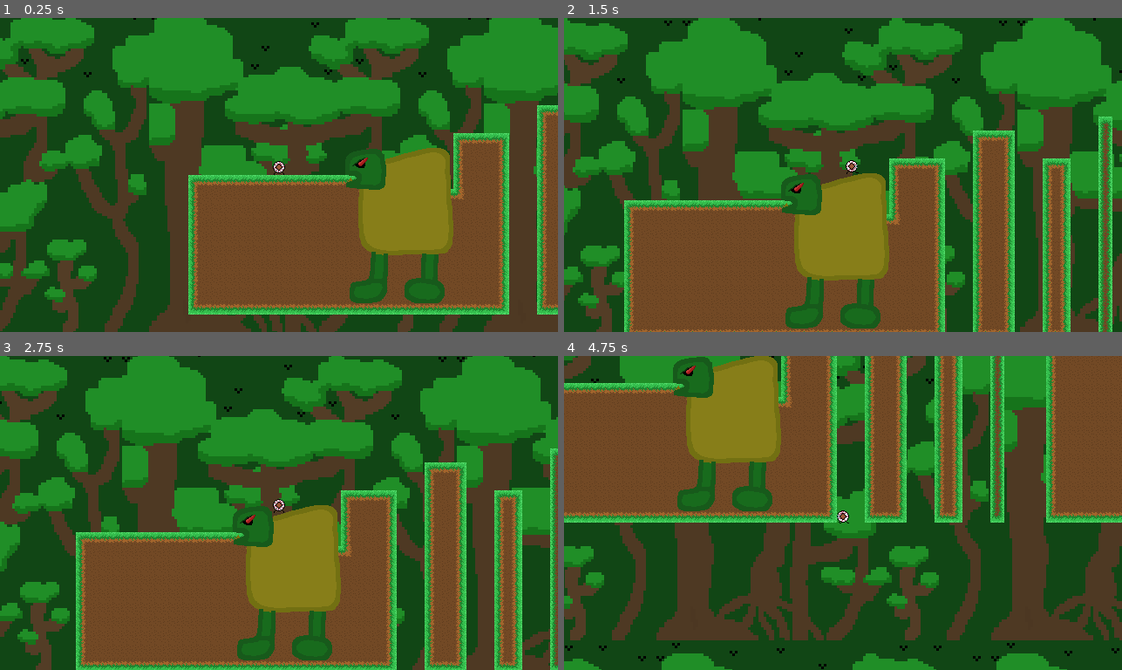
Above: before the commit, frames 1-4 (two rows, left to right).
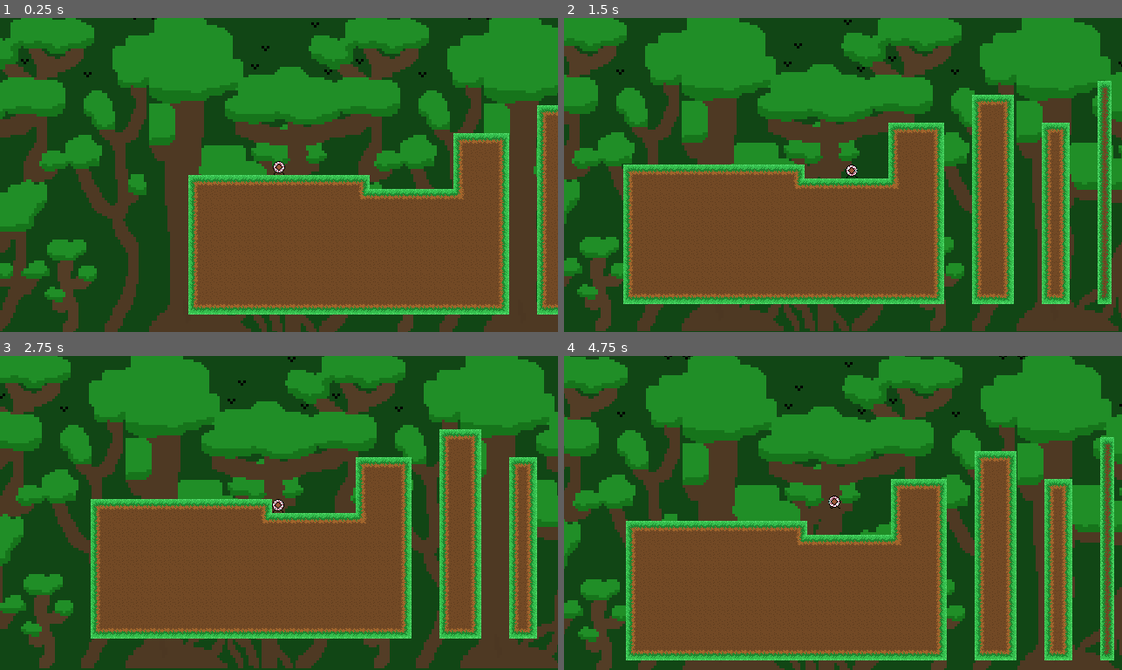
Above: after the commit, the same moments.

Repository: epimetheusgames/EyeSore
Game: Godot game, scene res://World.tscn
The game is run twice, just before and just after one commit, with the same random seed, the same clock (stepped at 60 frames per second) and the same inputs.
Inputs (mouse positions are in pixels of both pictures, inside the frame that each line leads up to):
- Up to frame 1 (0.25 s): no input
- Up to frame 2 (1.5 s): tap Enter at 0.5 s; move the mouse to (965, 159) at 0.52 s; hold D (movement_right) from 0.53 s (still down); click (965, 159) at 0.6 s; tap Space (movement_jump) at 0.77 s; move the mouse to (731, 190) at 1.27 s; tap Alt (self_destruct) at 1.35 s
- Up to frame 3 (2.75 s): tap Space (movement_jump) at 1.52 s; move the mouse to (334, 443) at 2.02 s; release D (movement_right) at 2.03 s; hold A (movement_left) from 2.03 s (still down); click (334, 443) at 2.1 s
- Up to frame 4 (4.75 s): move the mouse to (815, 575) at 2.77 s; release A (movement_left) at 2.78 s; hold D (movement_right) 2.78-4.28 s; tap Alt (self_destruct) at 2.85, 4.35 s; tap Space (movement_jump) at 3.02, 3.77, 4.52 s; move the mouse to (1010, 560) at 3.52 s; click (1010, 560) at 3.6 s; move the mouse to (675, 465) at 4.27 s; hold A (movement_left) from 4.28 s (still down)

The runs differ from the first frame. In frame 1, 6.9% of the frame differs, in the area x 62-82%, y 41-91%; in frame 2, 42%; in frame 3, 49%; in frame 4, 88%, in the area x 0-100%, y 0-100%.

Commit message:
Sorry I accidentally muddled one of my commits so I had to add this other one really late

Diff:
--- a/OGPC_Project_Native_Directory/World.tscn
+++ b/OGPC_Project_Native_Directory/World.tscn
@@ -1,11 +1,10 @@
-[gd_scene load_steps=28 format=2]
+[gd_scene load_steps=27 format=2]
 
 [ext_resource path="res://GroundTileMap.tscn" type="PackedScene" id=1]
 [ext_resource path="res://OGPC_Project_Tileset.png" type="Texture" id=2]
 [ext_resource path="res://Player.tscn" type="PackedScene" id=3]
 [ext_resource path="res://OGPC_Project_WIP_Jungle_Background.png" type="Texture" id=4]
 [ext_resource path="res://Enemy1.tscn" type="PackedScene" id=5]
-[ext_resource path="res://InfiniteHealthBoss.tscn" type="PackedScene" id=6]
 
 [sub_resource type="ConvexPolygonShape2D" id=1]
 points = PoolVector2Array( 0, 0, 16, 0, 16, 16, 0, 16 )
@@ -244,6 +243,3 @@
 acceleration_speed = 3
 max_speed = 300
 fast_turnaround_threshold = 80
-
-[node name="InfiniteHealthBoss" parent="." instance=ExtResource( 6 )]
-position = Vector2( 224, 355 )
